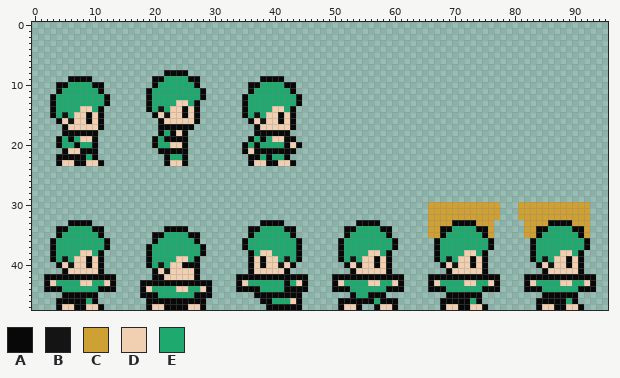
Sprite sheet -- media/player.png. The picture above is the old version.
The file is 96x48 pixels.
Palette (. is transparent): A #080808  B #141414  C #cfa033  D #f0d0b0  E #1eaa6e
After:
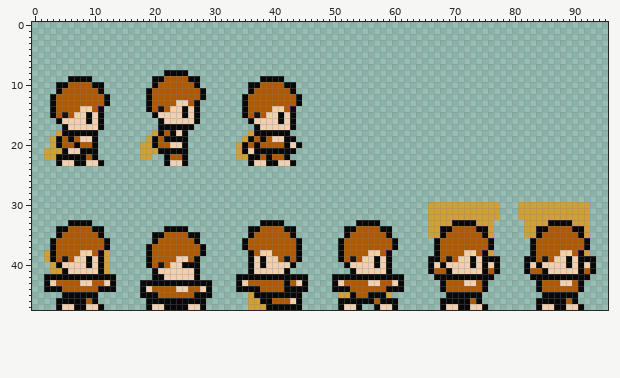
Change:
Colour E changes from #1eaa6e to #b15900.
The edit adds colour A in row 39 at x 66, 76 to 77, 82 and 92 to 93; in rows 40 to 41 at x 66, 77, 82 and 93.
Colour E gives way to colour A in row 43 at x 68, 75, 84 and 91.
The edit adds colour C in row 18 at x 4, 20 and 36; in row 19 at x 3, 19 and 35; in row 20 at x 3, 18 to 19 and 34; in row 21 at x 2 to 4, 18 to 20 and 34; in row 22 at x 2 to 3, 18 to 19 and 34 to 35; in row 38 at x 2, 12, 76 and 92.
The edit adds colour C in row 39 at x 2 and 12; in row 40 at x 3 and 12; in row 41 at x 3 to 4 and 12; in row 45 at x 36, 51 to 52 and 59; in row 46 at x 36 to 37; in row 47 at x 36 to 38.
The edit adds colour D in row 40 at x 67, 76, 83 and 92.
Colour B gives way to colour D in row 15 at x 22; in row 16 at x 6 and 38; in row 40 at x 6, 41, 54, 70 and 86; in row 41 at x 22.
The edit adds colour E in row 41 at x 67 to 68, 76, 83 to 84 and 92.
Colour A is gone in rows 42 to 43 at x 66, 77, 82 and 93; in row 44 at x 66 to 67, 76 to 77, 82 to 83 and 92 to 93.
Colour D is gone in row 43 at x 67, 76, 83 and 92.
